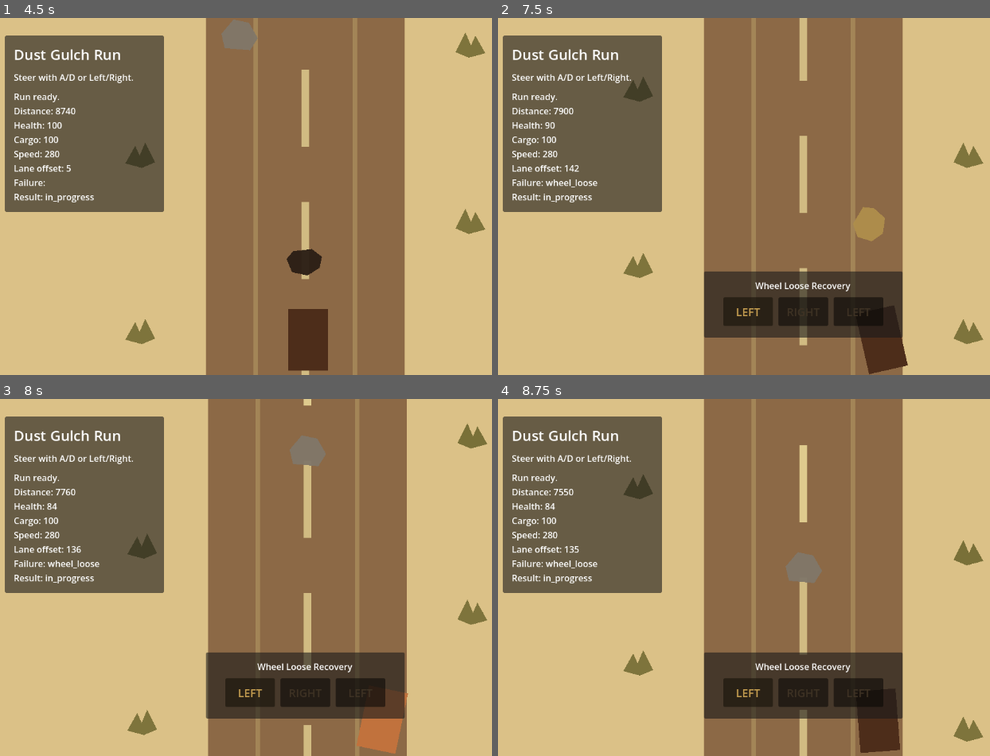
Above: before the commit, frames 1-4 (two rows, left to right).
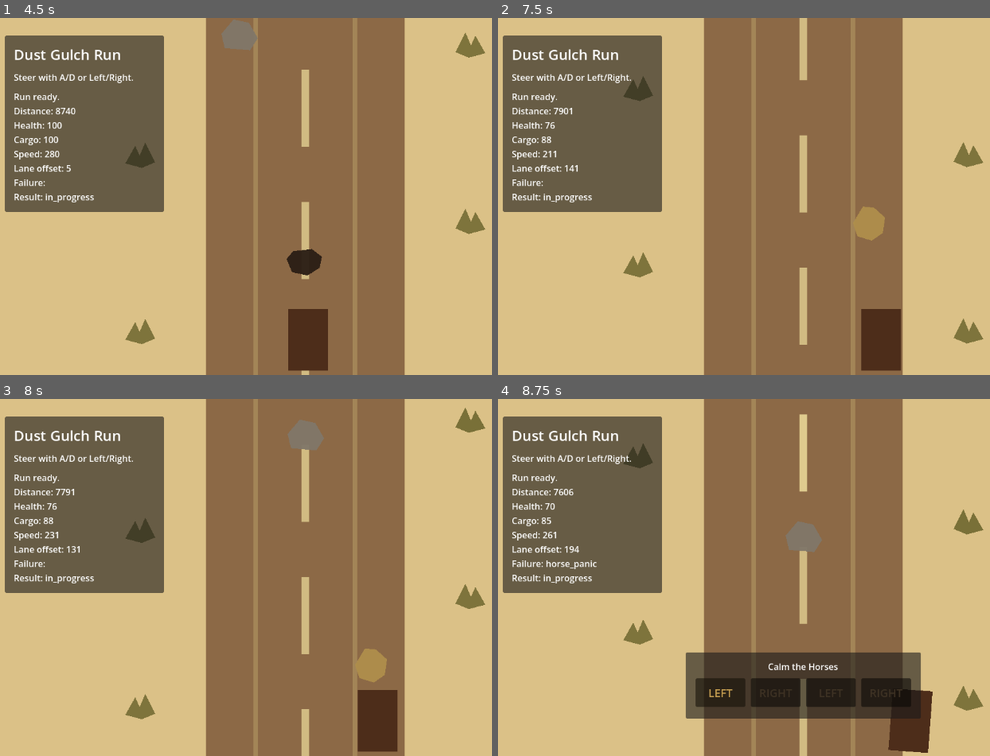
Above: after the commit, the same moments.

Repository: bbenefield89/The-Last-Delivery-to-Dust-Gulch
Game: Godot game, scene res://Scenes/AppRoot/AppRoot.tscn
The game is run twice, just before and just after one commit, with the same random seed, the same clock (stepped at 60 frames per second) and the same inputs.
Inputs (mouse positions are in pixels of both pictures, inside the frame that each line leads up to):
- Up to frame 1 (4.5 s): tap Enter at 0.5 s; move the mouse to (442, 178) at 0.52 s; hold D (steer_right) 0.53-1.25 s; hold Shift 0.53-1.25 s; click (442, 178) at 0.67 s; drag from (177, 214) to (275, 267) at 1.27 s; move the mouse to (369, 117) at 2.02 s; hold D (steer_right) 2.03-2.75 s; tap Ctrl at 2.1 s; drag from (275, 267) to (113, 142) at 2.77 s; move the mouse to (outside the picture) at 3.52 s; hold A (steer_left) 3.53-4.25 s; tap Delete at 3.6 s; drag from (113, 142) to (211, 107) at 4.27 s
- Up to frame 2 (7.5 s): move the mouse to (837, 196) at 5.02 s; hold S 5.03-5.75 s; tap Enter at 5.1 s; click (837, 196) at 5.17 s; drag from (709, 107) to (675, 214) at 5.77 s; move the mouse to (940, 178) at 6.52 s; hold D (steer_right) 6.53-7.25 s; hold Shift 6.53-7.25 s; drag from (675, 214) to (773, 267) at 7.27 s
- Up to frame 3 (8 s): no input
- Up to frame 4 (8.75 s): move the mouse to (867, 498) at 8.02 s; hold S from 8.03 s (still down); tap Ctrl at 8.1 s

Frame 1 is identical in both runs. In frame 2, 7.9% of the frame differs, in the area x 8-99%, y 16-100%; in frame 3, 13%, in the area x 8-100%, y 0-100%; in frame 4, 7.6%.

Commit message:
feat(recovery): add recovery penalties

Diff:
--- a/Scenes/RunScene/run_scene.gd
+++ b/Scenes/RunScene/run_scene.gd
@@ -39,6 +39,18 @@
 	&"steer_left",
 	&"steer_right",
 ]
+const WHEEL_LOOSE_RECOVERY_DURATION := 2.75
+const HORSE_PANIC_RECOVERY_DURATION := 3.25
+const POST_FAILURE_STEER_MULTIPLIER := 0.75
+const POST_FAILURE_DRIFT_SPEED := 55.0
+const POST_FAILURE_DRIFT_FREQUENCY := 6.0
+const WHEEL_LOOSE_FAILURE_HEALTH_LOSS := 14
+const WHEEL_LOOSE_FAILURE_CARGO_LOSS := 8
+const WHEEL_LOOSE_FAILURE_SPEED_LOSS := 70.0
+const WHEEL_LOOSE_FAILURE_INSTABILITY_DURATION := 2.4
+const HORSE_PANIC_FAILURE_CARGO_LOSS := 20
+const HORSE_PANIC_FAILURE_SPEED_LOSS := 85.0
+const HORSE_PANIC_FAILURE_INSTABILITY_DURATION := 2.8
 const SCROLL_LOOP_HEIGHT := 2880.0
 const CENTER_DASH_SPACING := 240.0
 const CENTER_DASH_SIZE := Vector2(14.0, 140.0)
@@ -110,12 +122,17 @@
 		&"horse_panic":
 			steer_multiplier = HORSE_PANIC_STEER_MULTIPLIER
 			lateral_drift = sin(_impact_time * HORSE_PANIC_DRIFT_FREQUENCY) * HORSE_PANIC_DRIFT_SPEED
+		_:
+			if _run_state.has_temporary_control_instability():
+				steer_multiplier = POST_FAILURE_STEER_MULTIPLIER
+				lateral_drift = sin(_impact_time * POST_FAILURE_DRIFT_FREQUENCY) * POST_FAILURE_DRIFT_SPEED
 
 	_run_state.lateral_position = clamp(
 		_run_state.lateral_position + ((steer_input * STEER_SPEED * steer_multiplier) + lateral_drift) * delta,
 		-ROAD_HALF_WIDTH,
 		ROAD_HALF_WIDTH,
 	)
+	_run_state.recover_speed(delta)
 	_run_state.distance_remaining = max(
 		0.0,
 		_run_state.distance_remaining - _run_state.current_speed * delta,
@@ -210,6 +227,7 @@
 	var collisions := _hazard_spawner.collect_collisions(_wagon.position, WAGON_COLLISION_SIZE)
 	for collision in collisions:
 		_run_state.wagon_health = max(0, _run_state.wagon_health - collision["damage"])
+		_run_state.cargo_value = max(0, _run_state.cargo_value - collision.get("cargo_damage", 0))
 		_run_state.last_hit_hazard = collision["type"]
 		_attempt_failure_trigger_from_collision(collision["type"])
 		_trigger_impact_feedback()
@@ -221,7 +239,12 @@
 		return
 
 	_run_state.tick_failure(delta)
+	_run_state.tick_temporary_control_instability(delta)
+	var had_active_recovery_sequence := _run_state.has_active_recovery_sequence()
 	_sync_recovery_sequence()
+	if had_active_recovery_sequence and _run_state.tick_recovery_sequence(delta):
+		_apply_recovery_failure_penalty()
+		return
 	if _run_state.has_active_failure():
 		return
 
@@ -291,11 +314,11 @@
 
 	if _run_state.active_failure == &"wheel_loose":
 		if not _run_state.has_active_recovery_sequence():
-			_run_state.start_recovery_sequence(WHEEL_LOOSE_RECOVERY_SEQUENCE)
+			_run_state.start_recovery_sequence(WHEEL_LOOSE_RECOVERY_SEQUENCE, WHEEL_LOOSE_RECOVERY_DURATION)
 		return
 	if _run_state.active_failure == &"horse_panic":
 		if not _run_state.has_active_recovery_sequence():
-			_run_state.start_recovery_sequence(HORSE_PANIC_RECOVERY_SEQUENCE)
+			_run_state.start_recovery_sequence(HORSE_PANIC_RECOVERY_SEQUENCE, HORSE_PANIC_RECOVERY_DURATION)
 		return
 
 	if _run_state.has_active_recovery_sequence():
@@ -313,7 +336,7 @@
 		return
 
 	if _run_state.advance_recovery_sequence(action_name):
-		_run_state.clear_failure()
+		_run_state.resolve_recovery_success()
 
 	_refresh_status()
 	_refresh_recovery_prompt()
@@ -440,6 +463,30 @@
 			return "Recovery"
 
 
+func _apply_recovery_failure_penalty() -> void:
+	if _run_state == null:
+		return
+
+	match _run_state.active_failure:
+		&"wheel_loose":
+			_run_state.apply_recovery_failure_penalty(
+				WHEEL_LOOSE_FAILURE_HEALTH_LOSS,
+				WHEEL_LOOSE_FAILURE_CARGO_LOSS,
+				WHEEL_LOOSE_FAILURE_SPEED_LOSS,
+				WHEEL_LOOSE_FAILURE_INSTABILITY_DURATION
+			)
+		&"horse_panic":
+			_run_state.apply_recovery_failure_penalty(
+				0,
+				HORSE_PANIC_FAILURE_CARGO_LOSS,
+				HORSE_PANIC_FAILURE_SPEED_LOSS,
+				HORSE_PANIC_FAILURE_INSTABILITY_DURATION
+			)
+
+	_refresh_status()
+	_refresh_recovery_prompt()
+
+
 func _build_recovery_step(index: int) -> PanelContainer:
 	var panel := PanelContainer.new()
 	panel.custom_minimum_size = Vector2(90.0, 52.0)
--- a/Scripts/Hazards/hazard_spawner.gd
+++ b/Scripts/Hazards/hazard_spawner.gd
@@ -11,6 +11,11 @@
 	&"rock": 15,
 	&"tumbleweed": 6,
 }
+const HAZARD_CARGO_DAMAGE := {
+	&"pothole": 4,
+	&"rock": 7,
+	&"tumbleweed": 3,
+}
 const PATTERN := [
 	{"type": &"pothole", "lane_index": 1, "spacing": 480.0},
 	{"type": &"rock", "lane_index": 0, "spacing": 420.0},
@@ -179,6 +184,7 @@
 			collisions.append({
 				"type": polygon.get_meta("hazard_type", &""),
 				"damage": HAZARD_DAMAGE.get(polygon.get_meta("hazard_type", &""), 0),
+				"cargo_damage": HAZARD_CARGO_DAMAGE.get(polygon.get_meta("hazard_type", &""), 0),
 				"node": polygon,
 			})
 
--- a/Scripts/RunState/run_state.gd
+++ b/Scripts/RunState/run_state.gd
@@ -13,21 +13,29 @@
 const DEFAULT_CARGO_VALUE := 100
 const DEFAULT_LATERAL_POSITION := 0.0
 const DEFAULT_FORWARD_SPEED := 280.0
+const DEFAULT_SPEED_RECOVERY_RATE := 40.0
 const DEFAULT_ACTIVE_FAILURE := &""
 const DEFAULT_LAST_HIT_HAZARD := &""
 const DEFAULT_RESULT := RESULT_IN_PROGRESS
 const DEFAULT_RECOVERY_SEQUENCE: Array[StringName] = []
 const DEFAULT_RECOVERY_PROMPT_INDEX := -1
+const DEFAULT_RECOVERY_TIME_REMAINING := 0.0
+const DEFAULT_TEMPORARY_CONTROL_INSTABILITY_REMAINING := 0.0
+const DEFAULT_LAST_RECOVERY_OUTCOME := &""
 
 var route_distance: float = DEFAULT_ROUTE_DISTANCE
 var distance_remaining: float = DEFAULT_DISTANCE_REMAINING
 var wagon_health: int = DEFAULT_WAGON_HEALTH
 var cargo_value: int = DEFAULT_CARGO_VALUE
 var current_speed: float = DEFAULT_FORWARD_SPEED
+var speed_recovery_rate: float = DEFAULT_SPEED_RECOVERY_RATE
 var active_failure: StringName = DEFAULT_ACTIVE_FAILURE
 var current_failure: FailureStateType
 var recovery_sequence: Array[StringName] = DEFAULT_RECOVERY_SEQUENCE.duplicate()
 var recovery_prompt_index: int = DEFAULT_RECOVERY_PROMPT_INDEX
+var recovery_time_remaining: float = DEFAULT_RECOVERY_TIME_REMAINING
+var temporary_control_instability_remaining: float = DEFAULT_TEMPORARY_CONTROL_INSTABILITY_REMAINING
+var last_recovery_outcome: StringName = DEFAULT_LAST_RECOVERY_OUTCOME
 var result: StringName = DEFAULT_RESULT
 var lateral_position: float = DEFAULT_LATERAL_POSITION
 var last_hit_hazard: StringName = DEFAULT_LAST_HIT_HAZARD
@@ -38,10 +46,14 @@
 	wagon_health = DEFAULT_WAGON_HEALTH
 	cargo_value = DEFAULT_CARGO_VALUE
 	current_speed = DEFAULT_FORWARD_SPEED
+	speed_recovery_rate = DEFAULT_SPEED_RECOVERY_RATE
 	active_failure = DEFAULT_ACTIVE_FAILURE
 	current_failure = null
 	recovery_sequence = DEFAULT_RECOVERY_SEQUENCE.duplicate()
 	recovery_prompt_index = DEFAULT_RECOVERY_PROMPT_INDEX
+	recovery_time_remaining = DEFAULT_RECOVERY_TIME_REMAINING
+	temporary_control_instability_remaining = DEFAULT_TEMPORARY_CONTROL_INSTABILITY_REMAINING
+	last_recovery_outcome = DEFAULT_LAST_RECOVERY_OUTCOME
 	result = DEFAULT_RESULT
 	lateral_position = DEFAULT_LATERAL_POSITION
 	last_hit_hazard = DEFAULT_LAST_HIT_HAZARD
@@ -100,9 +112,10 @@
 	clear_recovery_sequence()
 
 
-func start_recovery_sequence(sequence: Array[StringName]) -> void:
+func start_recovery_sequence(sequence: Array[StringName], duration: float = 0.0) -> void:
 	recovery_sequence = sequence.duplicate()
 	recovery_prompt_index = 0 if not recovery_sequence.is_empty() else DEFAULT_RECOVERY_PROMPT_INDEX
+	recovery_time_remaining = max(0.0, duration)
 
 
 func has_active_recovery_sequence() -> bool:
@@ -130,6 +143,57 @@
 	return false
 
 
+func tick_recovery_sequence(delta: float) -> bool:
+	if not has_active_recovery_sequence():
+		return false
+	if recovery_time_remaining <= 0.0:
+		return false
+
+	recovery_time_remaining = max(0.0, recovery_time_remaining - delta)
+	return recovery_time_remaining == 0.0
+
+
+func tick_temporary_control_instability(delta: float) -> void:
+	temporary_control_instability_remaining = max(
+		0.0,
+		temporary_control_instability_remaining - delta
+	)
+
+
+func recover_speed(delta: float) -> void:
+	if current_speed >= DEFAULT_FORWARD_SPEED:
+		return
+
+	current_speed = min(DEFAULT_FORWARD_SPEED, current_speed + (speed_recovery_rate * max(0.0, delta)))
+
+
+func has_temporary_control_instability() -> bool:
+	return temporary_control_instability_remaining > 0.0
+
+
+func resolve_recovery_success() -> void:
+	last_recovery_outcome = &"success"
+	clear_failure()
+
+
+func apply_recovery_failure_penalty(
+	health_loss: int,
+	cargo_loss: int,
+	speed_loss: float,
+	instability_duration: float
+) -> void:
+	wagon_health = max(0, wagon_health - max(0, health_loss))
+	cargo_value = max(0, cargo_value - max(0, cargo_loss))
+	current_speed = max(0.0, current_speed - max(0.0, speed_loss))
+	temporary_control_instability_remaining = max(
+		temporary_control_instability_remaining,
+		max(0.0, instability_duration)
+	)
+	last_recovery_outcome = &"failure"
+	clear_failure()
+
+
 func clear_recovery_sequence() -> void:
 	recovery_sequence = DEFAULT_RECOVERY_SEQUENCE.duplicate()
 	recovery_prompt_index = DEFAULT_RECOVERY_PROMPT_INDEX
+	recovery_time_remaining = DEFAULT_RECOVERY_TIME_REMAINING
--- a/Tests/Unit/test_run_scene.gd
+++ b/Tests/Unit/test_run_scene.gd
@@ -91,6 +91,7 @@
 	await wait_process_frames(1)
 
 	assert_eq(state.wagon_health, 90)
+	assert_eq(state.cargo_value, 96)
 	assert_eq(state.last_hit_hazard, &"pothole")
 
 
@@ -570,3 +571,98 @@
 
 	assert_eq(state.active_failure, &"")
 	assert_false(state.has_active_recovery_sequence())
+
+
+func test_wheel_loose_recovery_timeout_applies_health_and_speed_penalty() -> void:
+	var scene = RUN_SCENE.instantiate()
+	add_child_autofree(scene)
+	await wait_process_frames(1)
+
+	var state := RunStateType.new()
+	state.start_failure(&"wheel_loose", &"rock")
+	scene.setup(state)
+
+	scene._advance_failure_triggers(0.0)
+	scene._advance_failure_triggers(scene.WHEEL_LOOSE_RECOVERY_DURATION)
+
+	assert_eq(state.active_failure, &"")
+	assert_eq(state.last_recovery_outcome, &"failure")
+	assert_eq(state.wagon_health, RunStateType.DEFAULT_WAGON_HEALTH - scene.WHEEL_LOOSE_FAILURE_HEALTH_LOSS)
+	assert_eq(state.cargo_value, RunStateType.DEFAULT_CARGO_VALUE - scene.WHEEL_LOOSE_FAILURE_CARGO_LOSS)
+	assert_eq(state.current_speed, RunStateType.DEFAULT_FORWARD_SPEED - scene.WHEEL_LOOSE_FAILURE_SPEED_LOSS)
+	assert_true(state.has_temporary_control_instability())
+
+
+func test_horse_panic_recovery_timeout_applies_cargo_and_speed_penalty() -> void:
+	var scene = RUN_SCENE.instantiate()
+	add_child_autofree(scene)
+	await wait_process_frames(1)
+
+	var state := RunStateType.new()
+	state.start_failure(&"horse_panic", &"tumbleweed")
+	scene.setup(state)
+
+	scene._advance_failure_triggers(0.0)
+	scene._advance_failure_triggers(scene.HORSE_PANIC_RECOVERY_DURATION)
+
+	assert_eq(state.active_failure, &"")
+	assert_eq(state.last_recovery_outcome, &"failure")
+	assert_eq(state.cargo_value, RunStateType.DEFAULT_CARGO_VALUE - scene.HORSE_PANIC_FAILURE_CARGO_LOSS)
+	assert_eq(state.current_speed, RunStateType.DEFAULT_FORWARD_SPEED - scene.HORSE_PANIC_FAILURE_SPEED_LOSS)
+	assert_true(state.has_temporary_control_instability())
+
+
+func test_successful_recovery_sets_success_outcome_without_resource_penalty() -> void:
+	var scene = RUN_SCENE.instantiate()
+	add_child_autofree(scene)
+	await wait_process_frames(1)
+
+	var state := RunStateType.new()
+	state.start_failure(&"wheel_loose", &"rock")
+	scene.setup(state)
+	scene._advance_failure_triggers(0.0)
+
+	for action_name in scene.WHEEL_LOOSE_RECOVERY_SEQUENCE:
+		var event := InputEventAction.new()
+		event.action = action_name
+		event.pressed = true
+		scene._input(event)
+
+	assert_eq(state.last_recovery_outcome, &"success")
+	assert_eq(state.wagon_health, RunStateType.DEFAULT_WAGON_HEALTH)
+	assert_eq(state.current_speed, RunStateType.DEFAULT_FORWARD_SPEED)
+	assert_false(state.has_temporary_control_instability())
+
+
+func test_failed_recovery_causes_temporary_control_instability_after_failure_clears() -> void:
+	var scene = RUN_SCENE.instantiate()
+	add_child_autofree(scene)
+	await wait_process_frames(1)
+
+	var state := RunStateType.new()
+	state.start_failure(&"wheel_loose", &"rock")
+	scene.setup(state)
+
+	scene._advance_failure_triggers(0.0)
+	scene._advance_failure_triggers(scene.WHEEL_LOOSE_RECOVERY_DURATION)
+	scene._process(0.2)
+	scene._process(0.2)
+
+	assert_ne(state.lateral_position, 0.0)
+
+
+func test_speed_penalty_recovers_toward_default_speed_over_time() -> void:
+	var scene = RUN_SCENE.instantiate()
+	add_child_autofree(scene)
+	await wait_process_frames(1)
+
+	var state := RunStateType.new()
+	state.distance_remaining = 10000.0
+	state.current_speed = 150.0
+	scene.setup(state)
+
+	scene._process(1.0)
+
+	assert_eq(state.current_speed, 190.0)
+	scene._process(3.0)
+	assert_eq(state.current_speed, RunStateType.DEFAULT_FORWARD_SPEED)
--- a/Tests/Unit/test_run_state.gd
+++ b/Tests/Unit/test_run_state.gd
@@ -99,13 +99,66 @@
 
 func test_recovery_sequence_tracks_prompt_progress_and_completion() -> void:
 	var state := RunStateType.new()
-	state.start_recovery_sequence([&"steer_left", &"steer_right"])
+	state.start_recovery_sequence([&"steer_left", &"steer_right"], 2.5)
 
 	assert_true(state.has_active_recovery_sequence())
 	assert_eq(state.get_current_recovery_prompt(), &"steer_left")
+	assert_eq(state.recovery_time_remaining, 2.5)
 	assert_false(state.advance_recovery_sequence(&"steer_right"))
 	assert_eq(state.get_current_recovery_prompt(), &"steer_left")
 	assert_false(state.advance_recovery_sequence(&"steer_left"))
 	assert_eq(state.get_current_recovery_prompt(), &"steer_right")
 	assert_true(state.advance_recovery_sequence(&"steer_right"))
 	assert_false(state.has_active_recovery_sequence())
+
+
+func test_recovery_sequence_timeout_counts_down_and_triggers_expiry() -> void:
+	var state := RunStateType.new()
+	state.start_recovery_sequence([&"steer_left"], 1.0)
+
+	assert_false(state.tick_recovery_sequence(0.4))
+	assert_eq(state.recovery_time_remaining, 0.6)
+	assert_true(state.tick_recovery_sequence(0.7))
+	assert_eq(state.recovery_time_remaining, 0.0)
+
+
+func test_recovery_failure_penalty_applies_resource_losses_and_instability() -> void:
+	var state := RunStateType.new()
+	state.start_failure(&"horse_panic", &"tumbleweed")
+	state.start_recovery_sequence([&"steer_left"], 1.0)
+
+	state.apply_recovery_failure_penalty(12, 18, 90.0, 2.5)
+
+	assert_eq(state.wagon_health, 88)
+	assert_eq(state.cargo_value, 82)
+	assert_eq(state.current_speed, 190.0)
+	assert_eq(state.last_recovery_outcome, &"failure")
+	assert_true(state.has_temporary_control_instability())
+	assert_eq(state.temporary_control_instability_remaining, 2.5)
+	assert_eq(state.active_failure, &"")
+
+
+func test_recovery_success_clears_failure_without_penalty() -> void:
+	var state := RunStateType.new()
+	state.start_failure(&"wheel_loose", &"rock")
+	state.start_recovery_sequence([&"steer_left"], 1.0)
+
+	state.resolve_recovery_success()
+
+	assert_eq(state.last_recovery_outcome, &"success")
+	assert_eq(state.wagon_health, RunStateType.DEFAULT_WAGON_HEALTH)
+	assert_eq(state.cargo_value, RunStateType.DEFAULT_CARGO_VALUE)
+	assert_eq(state.current_speed, RunStateType.DEFAULT_FORWARD_SPEED)
+	assert_false(state.has_active_failure())
+	assert_false(state.has_active_recovery_sequence())
+
+
+func test_recover_speed_restores_forward_speed_over_time() -> void:
+	var state := RunStateType.new()
+	state.current_speed = 140.0
+
+	state.recover_speed(1.0)
+
+	assert_eq(state.current_speed, 180.0)
+	state.recover_speed(10.0)
+	assert_eq(state.current_speed, RunStateType.DEFAULT_FORWARD_SPEED)
Not shown, changed: kanban_tasks_data.kanban
